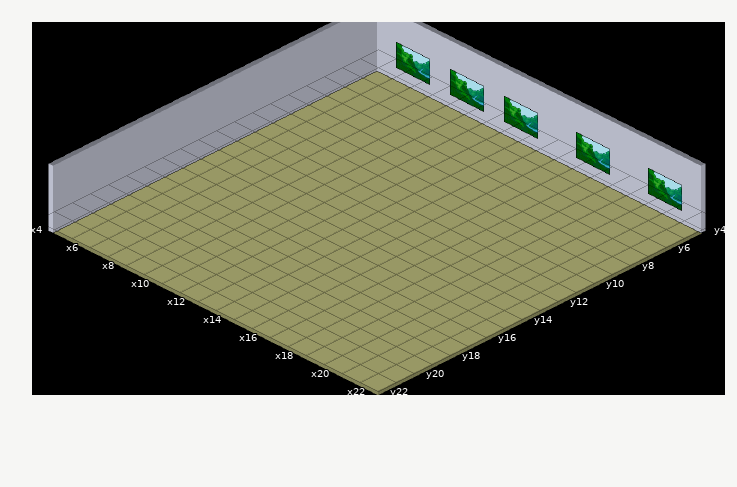
Tiled map -- prototype/resources/habbo.tmx. The picture above is the old version.
Cells are 66x33 px. Isometric: x runs down to the right, y down to the left. Shown: x 4..22, y 4..22.
The same view after the edit:
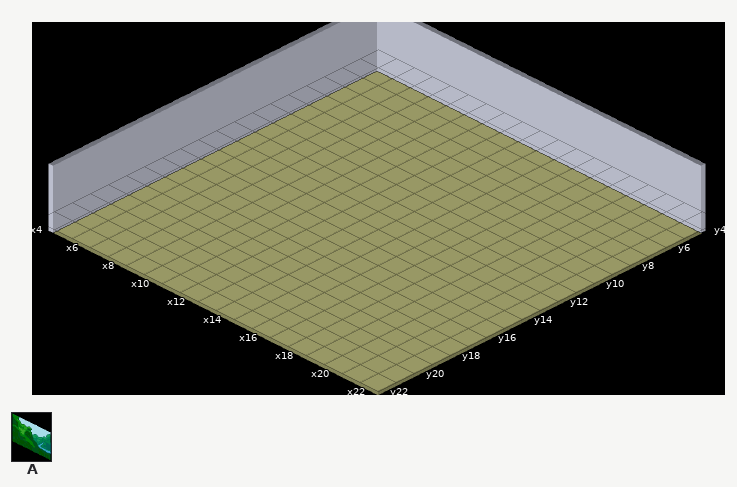
Key: from "gallery_n10": A 0.
_ is an empty cell, . an unchanged one.
Edits made:
--- layer "Decorations"
@@ x 6..20 @@
- 4 A..A..A...A...A
+ 4 _.._.._..._..._
